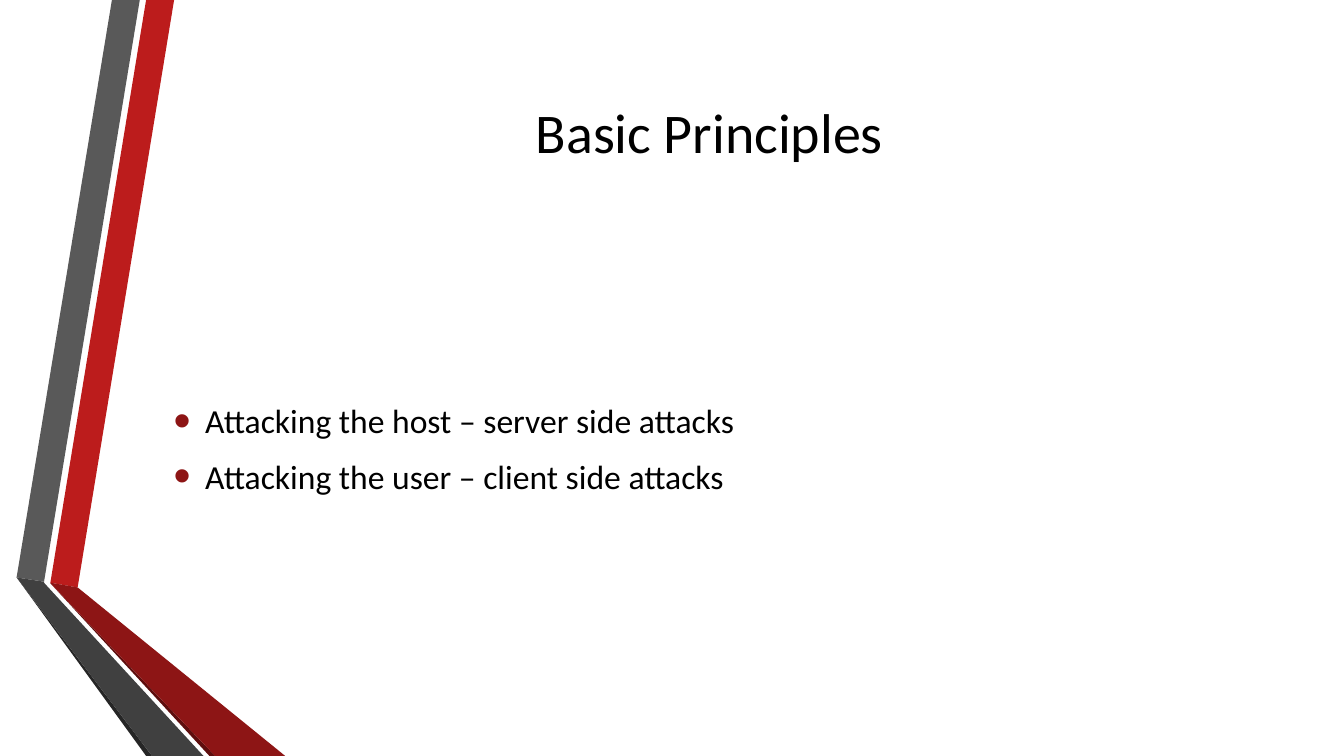
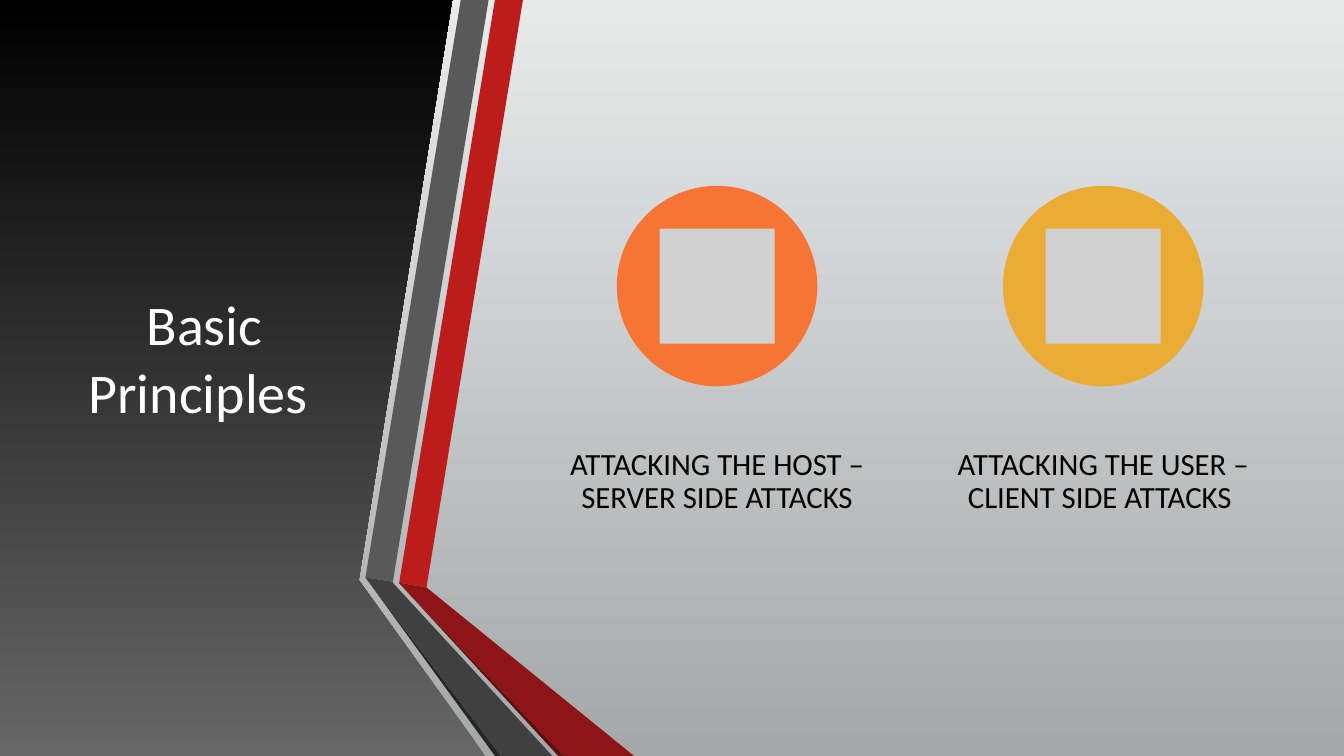
Before and after one commit to umisc/workshops, a slide deck: slide 6 of Workshop_2/workshop-2-slides.pptx. Drawn at 1344x756 pixels with LibreOffice and Linux fonts; fonts in the diff are those of the drawing; grey boxes stand for pictures; background and template pictures are left out. Boxes give left, top, right and bottom in pixels: in the first picture for what was removed or moved away, otherwise in the second. Text is boxed around its words. In the diff, an @@ line names an element or a change of style, - is before the commit and + after.

```diff
--- a/Workshop_2/workshop-2-slides.pptx
+++ b/Workshop_2/workshop-2-slides.pptx
@@ background picture (left out) to gradient #E9EAEB to #A5A8A9 @@
@@ rectangle added at [0,0,1344,756], fill gradient #E9EAEB to #A5A8A9 @@
@@ freeform shape added at [0,0,486,756], fill gradient #676767 to #000000 @@
@@ title "Basic Principles": place and size @@
-title "Basic Principles" at [536,114,883,162]
+title "Basic Principles" at [89,306,308,422]
@@ title "Basic Principles" at [89,306,308,422]: text colour #000000 to #FFFFFF @@
@@ text removed at [205,409,734,495] @@
-• Attacking the host – server side attacks
-• Attacking the user – client side attacks
@@ group added at [570,186,1231,508]: 2 ellipses, 2 pictures, 2 texts @@
+ATTACKING THE HOST – SERVER SIDE ATTACKS
+ATTACKING THE USER – CLIENT SIDE ATTACKS
@@ group added at [366,0,634,756]: 6 freeform shapes @@
```
Also in this commit, not shown: 12 other slides changed, 2 slides added, 1 slide removed.
